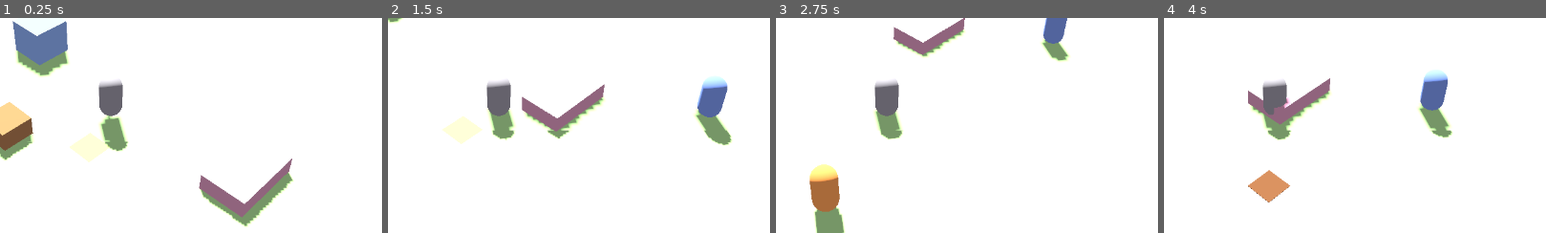
Above: before the commit, frames 1-4 (left to right).
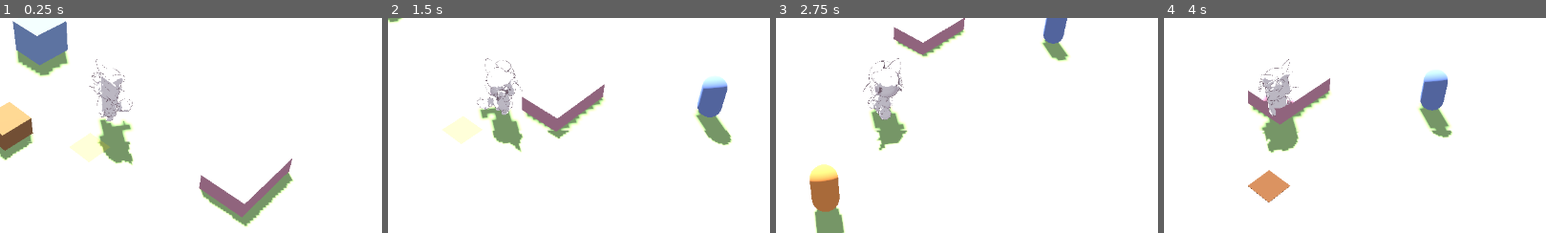
Above: after the commit, the same moments.

Repository: ui2030/cozy_vale
Game: Godot game, scene res://world/world.tscn
Same seed, same stepped clock (60 frames per second), same inputs: the game is played once before the commit and once after it.
Inputs:
- Up to frame 1 (0.25 s): no input
- Up to frame 2 (1.5 s): hold D (move_right) 0.53-1.28 s; hold Q (cycle_seed) 0.53-1.28 s; tap Space at 0.77 s; hold S (move_down) from 1.28 s (still down); tap G (give) at 1.35 s
- Up to frame 3 (2.75 s): tap Space at 1.52 s; release S (move_down) at 2.03 s; hold D (move_right) from 2.03 s (still down); hold E (interact) from 2.03 s (still down)
- Up to frame 4 (4 s): release D (move_right) at 2.78 s; release E (interact) at 2.78 s; hold W (move_up) 2.78-3.53 s; tap F (use_tool) at 2.85 s; tap Space at 3.02, 3.77 s; hold A (move_left) from 3.53 s (still down); hold Q (cycle_seed) from 3.53 s (still down)
The pictures show only the part of the screen within x 36-86%, y 37-87%; the shares and areas given below are measured in that part.

The runs differ from the first frame. In frame 1, 2.1% of the frame differs, in the area x 23-35%, y 19-69%; in frame 2, 1.7%; in frame 3, 1.7%; in frame 4, 2.0%.

Commit message:
feat: 플레이어 캐릭터 3D 모델(고양이) 적용
- assets/cat.glb 실제 캐릭터(밀짚모자·귀·꼬리, 컨셉 그림체)
- ToonCharacter 공용 로더(GLB 런타임 로드+툰셰이더)
- 플레이어 캡슐 메시 → 고양이 교체(스케일·접지)

Diff:
--- /dev/null
+++ b/common/toon_character.gd
@@ -0,0 +1,52 @@
+class_name ToonCharacter
+extends RefCounted
+# GLB 런타임 로드 + 툰셰이더 적용 (lookdev·player 공용). Godot 임포트 불필요.
+
+const TOON := preload("res://lookdev/toon.gdshader")
+const OUTLINE := preload("res://lookdev/outline.gdshader")
+
+# GLB 로드해 툰 적용된 씬 반환 (실패시 null)
+static func load_glb(path: String, outline_width: float) -> Node3D:
+	var doc := GLTFDocument.new()
+	var state := GLTFState.new()
+	if doc.append_from_file(path, state) != OK:
+		push_error("GLB 로드 실패: " + path)
+		return null
+	var model := doc.generate_scene(state)
+	apply(model, outline_width)
+	return model
+
+static func apply(node: Node, outline_width: float) -> void:
+	if node is MeshInstance3D and node.mesh != null:
+		var mesh: Mesh = node.mesh
+		for i in mesh.get_surface_count():
+			var orig: Material = node.get_active_material(i)
+			if orig == null:
+				orig = mesh.surface_get_material(i)
+			var tex: Texture2D = null
+			var col := Color(0.85, 0.82, 0.85)
+			if orig is BaseMaterial3D:
+				tex = orig.albedo_texture
+				col = orig.albedo_color
+			var mat := ShaderMaterial.new()
+			mat.shader = TOON
+			if tex != null:
+				mat.set_shader_parameter("use_tex", true)
+				mat.set_shader_parameter("albedo_tex", tex)
+			else:
+				mat.set_shader_parameter("albedo", col)
+			var o := ShaderMaterial.new()
+			o.shader = OUTLINE
+			o.set_shader_parameter("width", outline_width)
+			mat.next_pass = o
+			node.set_surface_override_material(i, mat)
+	for c in node.get_children():
+		apply(c, outline_width)
+
+static func aabb_of(node: Node, acc := AABB()) -> AABB:
+	if node is VisualInstance3D:
+		var b: AABB = node.global_transform * node.get_aabb()
+		acc = b if acc.size == Vector3.ZERO else acc.merge(b)
+	for c in node.get_children():
+		acc = aabb_of(c, acc)
+	return acc
--- a/player/player.gd
+++ b/player/player.gd
@@ -18,9 +18,24 @@
 
 @onready var _interact_area: Area3D = $InteractArea
 
+const CAT_GLB := "res://assets/cat.glb"
+const ToonChar := preload("res://common/toon_character.gd")  # class_name 대신 preload(헤드리스 안전)
+@export var visual_scale := 2.1
+@export var visual_y := -0.85  # 발바닥을 캡슐 밑면에 맞춤 (스크린샷 보고 튜닝)
+
+func _setup_visual() -> void:
+	var cat: Node3D = ToonChar.load_glb(CAT_GLB, 0.004)
+	if cat == null:
+		return  # 폴백: 기본 캡슐 유지
+	$Mesh.visible = false
+	cat.scale = Vector3(visual_scale, visual_scale, visual_scale)
+	cat.position.y = visual_y
+	add_child(cat)
+
 func _ready() -> void:
 	_farm = get_tree().get_first_node_in_group("farm")
 	_npcsys = get_tree().get_first_node_in_group("npc_system")
+	_setup_visual()
 	_make_highlight()
 	if selected_seed == "":
 		_select_first_seed()
Binary file added: assets/cat.glb
